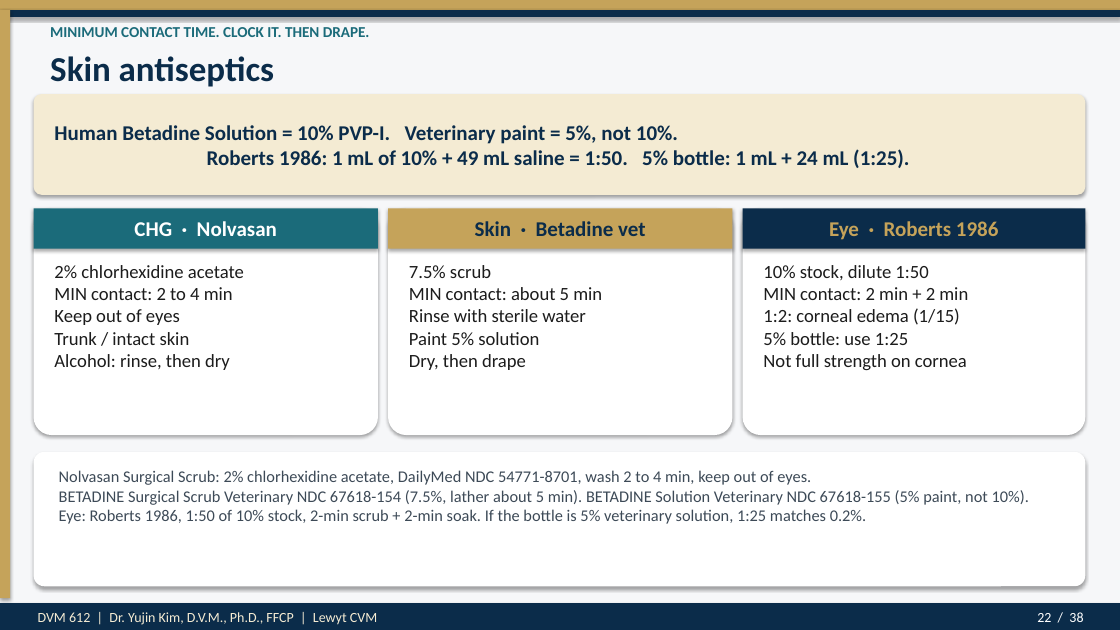
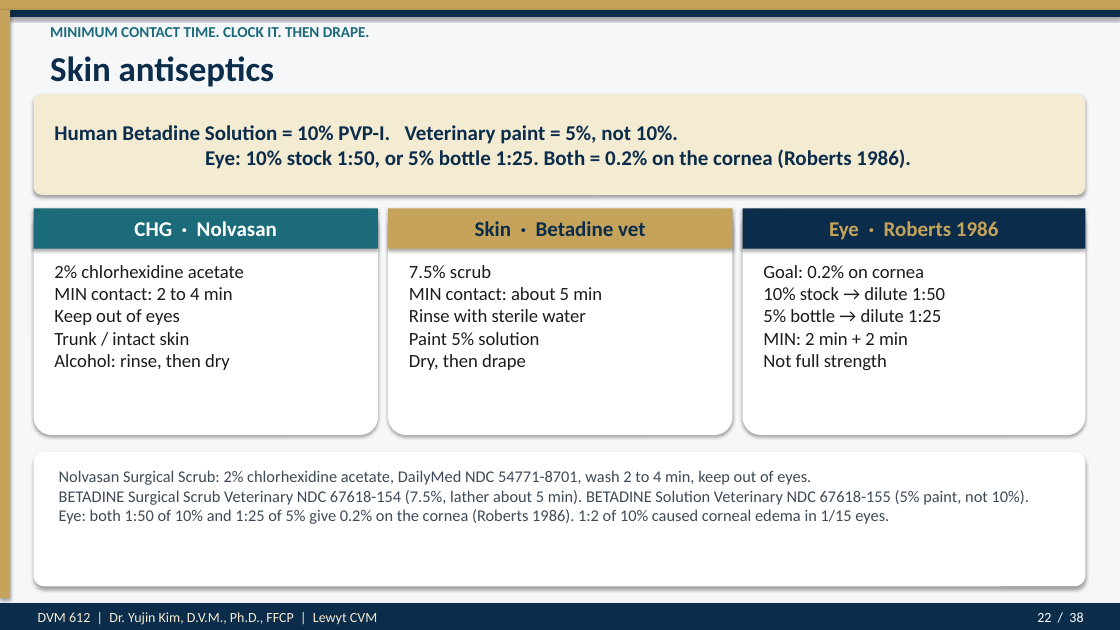
Before and after one commit to drkimvet/happycare, a slide deck: slide 22 of lectures/DVM-612_Week4_Preop_PatientPrep_Postop.pptx. Drawn at 1120x630 pixels with LibreOffice and Linux fonts; fonts in the diff are those of the drawing. Boxes give left, top, right and bottom in pixels: in the first picture for what was removed or moved away, otherwise in the second. Text is boxed around its words. In the diff, an @@ line names an element or a change of style, - is before the commit and + after.

```diff
--- a/lectures/DVM-612_Week4_Preop_PatientPrep_Postop.pptx
+++ b/lectures/DVM-612_Week4_Preop_PatientPrep_Postop.pptx
@@ text at [54,125,911,169]: text changed @@
-Human Betadine Solution = 10% PVP-I. Veterinary paint = 5%, not 10%.
-Roberts 1986: 1 mL of 10% + 49 mL saline = 1:50. 5% bottle: 1 mL + 24 mL (1:25).
+Human Betadine Solution = 10% PVP-I. Veterinary paint = 5%, not 10%.
+Eye: 10% stock 1:50, or 5% bottle 1:25. Both = 0.2% on the cornea (Roberts 1986).
@@ text at [763,265,945,370]: text changed @@
-10% stock, dilute 1:50
-MIN contact: 2 min + 2 min
-1:2: corneal edema (1/15)
-5% bottle: use 1:25
-Not full strength on cornea
+Goal: 0.2% on cornea
+10% stock → dilute 1:50
+5% bottle → dilute 1:25
+MIN: 2 min + 2 min
+Not full strength
@@ text at [59,470,1029,524]: text changed @@
-Nolvasan Surgical Scrub: 2% chlorhexidine acetate, DailyMed NDC 54771-8701, wash 2 to 4 min, keep out of eyes.
-BETADINE Surgical Scrub Veterinary NDC 67618-154 (7.5%, lather about 5 min). BETADINE Solution Veterinary NDC 67618-155 (5% paint, not 10%).
-Eye: Roberts 1986, 1:50 of 10% stock, 2-min scrub + 2-min soak. If the bottle is 5% veterinary solution, 1:25 matches 0.2%.
+Nolvasan Surgical Scrub: 2% chlorhexidine acetate, DailyMed NDC 54771-8701, wash 2 to 4 min, keep out of eyes.
+BETADINE Surgical Scrub Veterinary NDC 67618-154 (7.5%, lather about 5 min). BETADINE Solution Veterinary NDC 67618-155 (5% paint, not 10%).
+Eye: both 1:50 of 10% and 1:25 of 5% give 0.2% on the cornea (Roberts 1986). 1:2 of 10% caused corneal edema in 1/15 eyes.
```
Also in this commit, not shown: 9 other slides changed, 7 other files.
